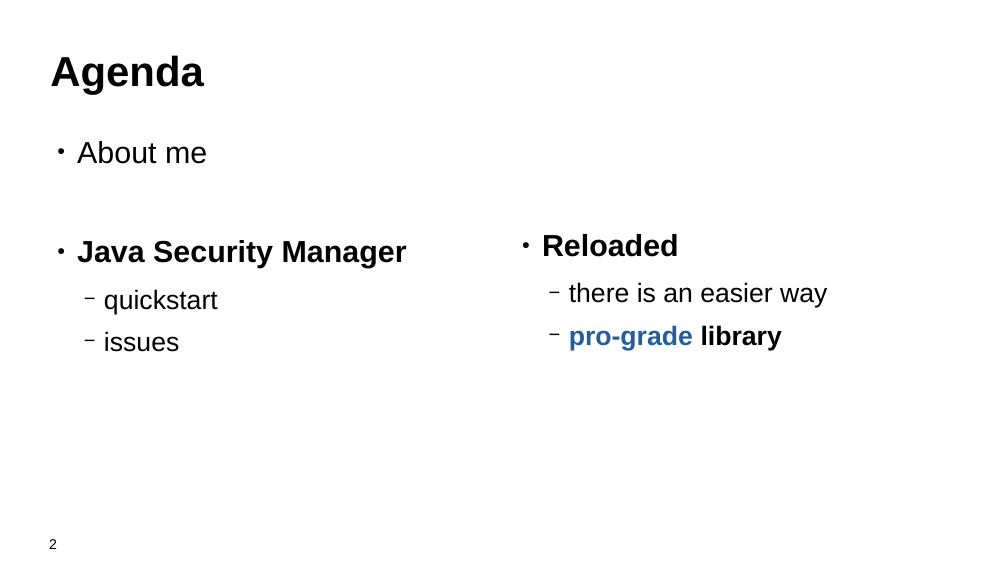
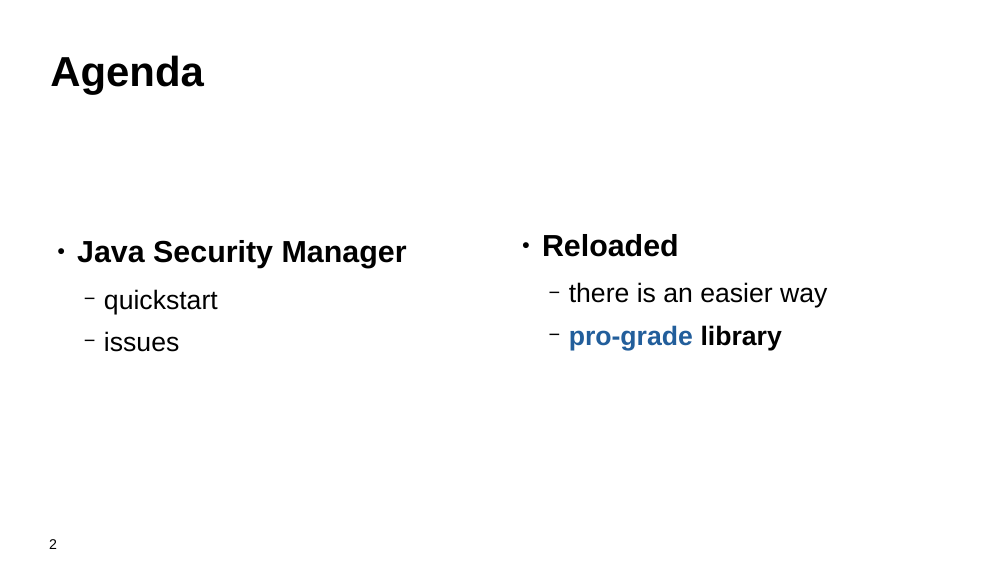
Before and after one commit to kwart/presentations, a slide deck: slide 2 of sec-man-reloaded.odp. Drawn at 1008x567 pixels with LibreOffice and Linux fonts; fonts in the diff are those of the drawing; background and template pictures are left out. Boxes give left, top, right and bottom in pixels: in the first picture for what was removed or moved away, otherwise in the second. Text is boxed around its words. In the diff, an @@ line names an element or a change of style, - is before the commit and + after.

```diff
--- a/sec-man-reloaded.odp
+++ b/sec-man-reloaded.odp
@@ text at (77,141,207,164): paragraph removed @@
-● About me
```
Also in this commit, not shown: 3 other slides changed, 1 slide added.
